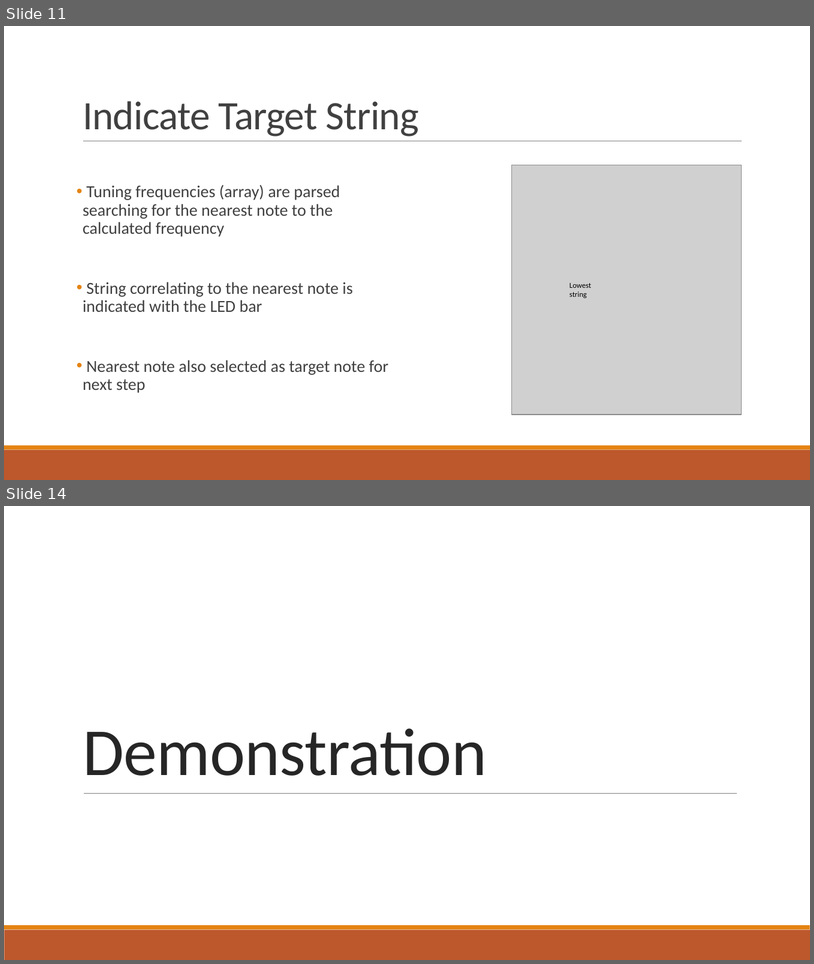
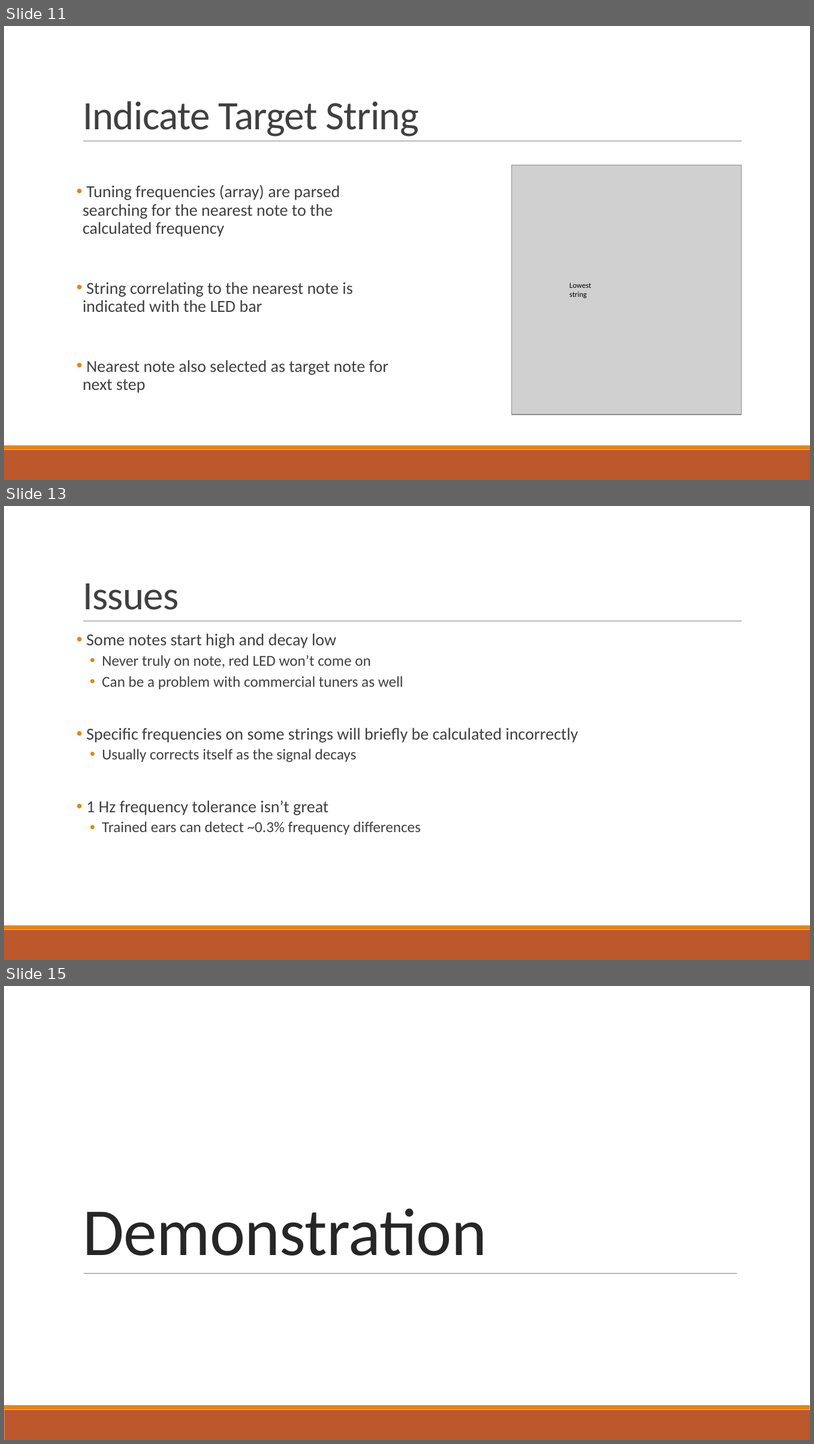
Before and after one commit to andrewtimmons/ece433_final_project, a slide deck: documents/instrument_tuner_presentation.pptx. Shown one above the other, each under a label of ours: slides 11 and 14 before the commit, slides 11, 13 and 15 after it; the slides between them are not shown. The pictures are 814x964 and 814x1444 pixels, drawn with LibreOffice and Linux fonts; fonts in the diff are those of the drawing; grey boxes stand for pictures. Boxes give left, top, right and bottom in pixels: in the first picture for what was removed or moved away, otherwise in the second. Text is boxed around its words. In the diff, an @@ line names an element or a change of style, - is before the commit and + after.

```diff
--- a/documents/instrument_tuner_presentation.pptx
+++ b/documents/instrument_tuner_presentation.pptx
@@ slide 13 added at (x1=4, y1=506, x2=810, y2=960), background #FFFFFF; not listed: 3 template elements that a slide beside it also shows @@
@@ title added at (x1=83, y1=583, x2=179, y2=610), 48 pt, text #404040 @@
+Issues
@@ text added at (x1=86, y1=633, x2=578, y2=834), 18 pt, text #404040 @@
+• Some notes start high and decay low
+  • Never truly on note, red LED won’t come on
+  • Can be a problem with commercial tuners as well
+• Specific frequencies on some strings will briefly be calculated incorrectly
+  • Usually corrects itself as the signal decays
+• 1 Hz frequency tolerance isn’t great
+  • Trained ears can detect ~0.3% frequency differences
@@ what was slide 14 is now slide 15 @@
```
Also in this commit, not shown: 4 slides changed.
